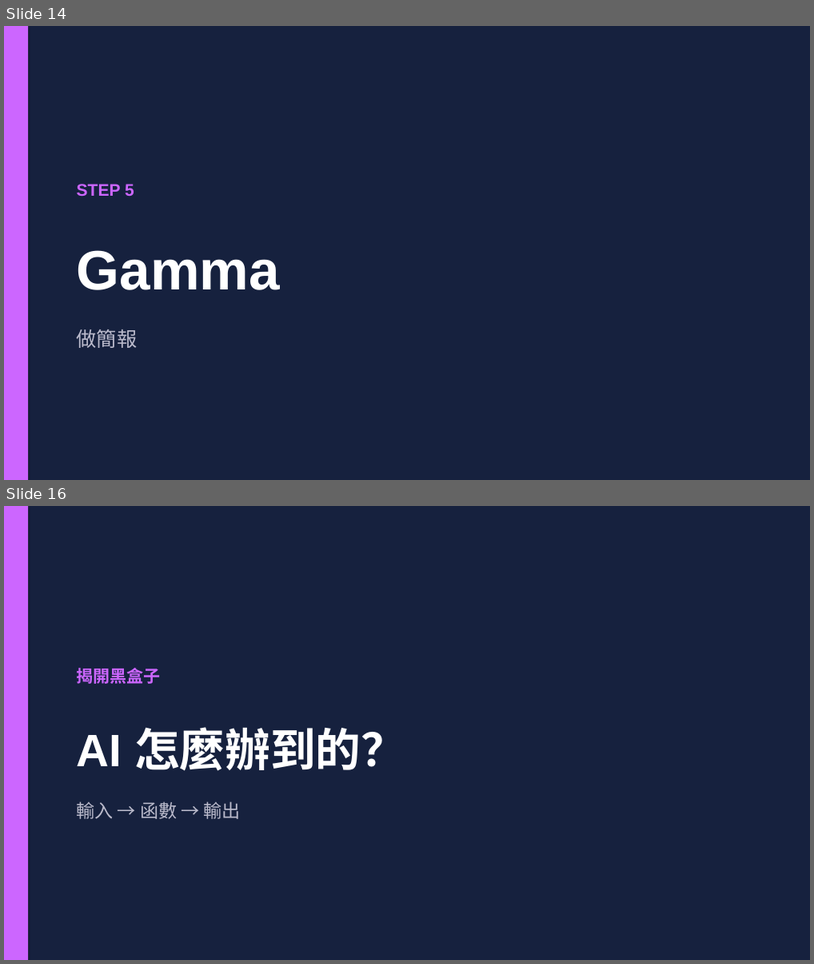
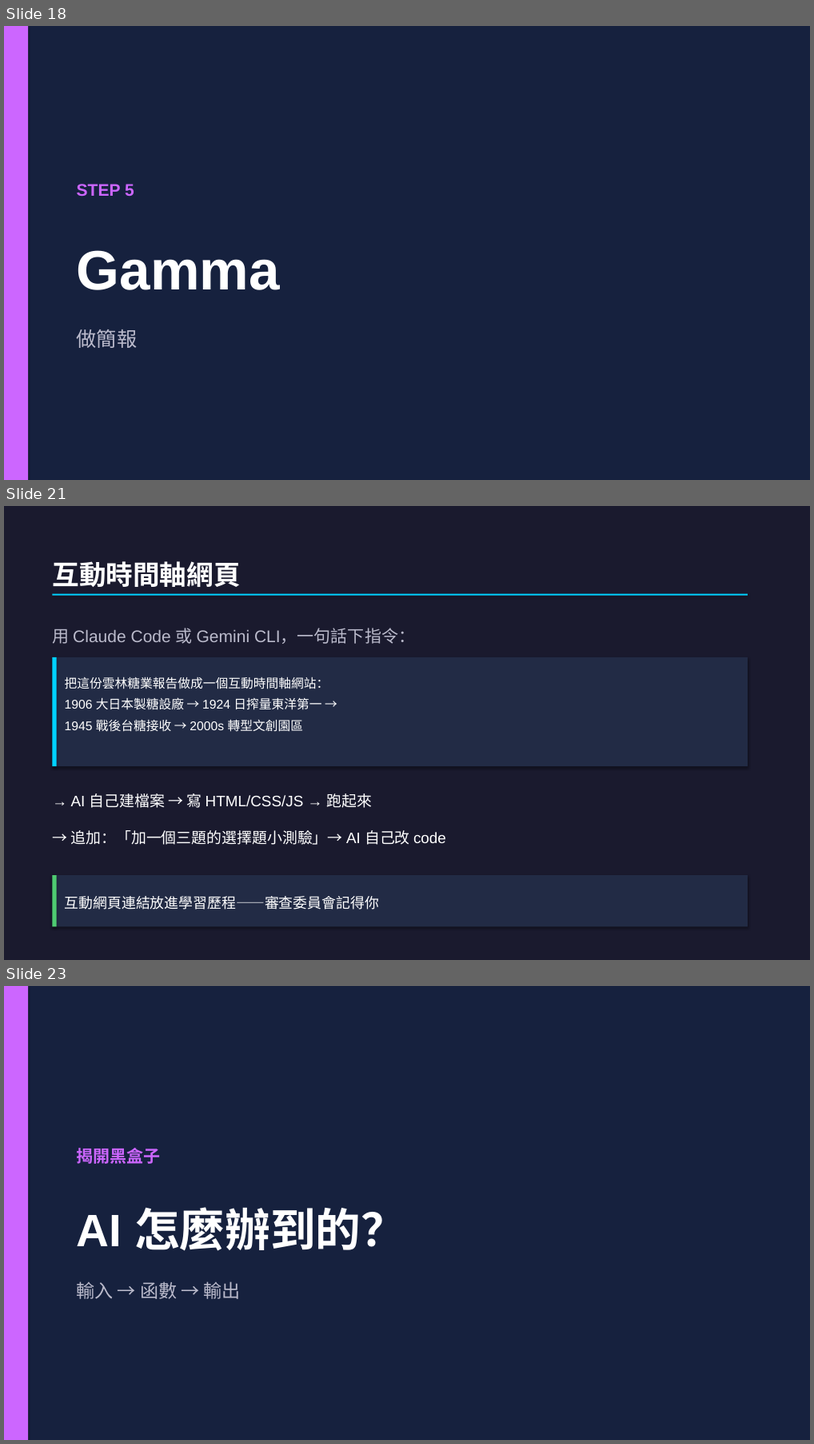
Before and after one commit to letranger/2026-04-30-AI-work, a slide deck: 和AI作朋友-工作坊簡報.pptx. Shown one above the other, each under a label of ours: slides 14 and 16 before the commit, slides 18, 21 and 23 after it; the slides between them are not shown. The pictures are 814x964 and 814x1444 pixels, drawn with LibreOffice and Linux fonts; fonts in the diff are those of the drawing. Boxes give left, top, right and bottom in pixels: in the first picture for what was removed or moved away, otherwise in the second. Text is boxed around its words. In the diff, an @@ line names an element or a change of style, - is before the commit and + after.

```diff
--- a/和AI作朋友-工作坊簡報.pptx
+++ b/和AI作朋友-工作坊簡報.pptx
@@ slide 21 added at [4, 506, 810, 960], background #1A1A2E @@
@@ text added at [52, 561, 240, 587], 32 pt, text #FFFFFF, bold @@
+互動時間軸網頁
@@ rectangle added at [52, 594, 748, 596], fill #00D2FF @@
@@ text added at [52, 628, 415, 644], 20 pt, text #BBBBCC @@
+用 Claude Code 或 Gemini CLI，一句話下指令：
@@ rectangle added at [52, 657, 748, 766], fill #222B45 @@
@@ rectangle added at [52, 657, 57, 766], fill #00D2FF @@
@@ text added at [65, 676, 330, 732], 15 pt, text #FFFFFF @@
+把這份雲林糖業報告做成一個互動時間軸網站：
+1906 大日本製糖設廠 → 1924 日搾量東洋第一 →
+1945 戰後台糖接收 → 2000s 轉型文創園區
@@ text added at [71, 793, 373, 808], 18 pt, text #FFFFFF @@
+→ AI 自己建檔案 → 寫 HTML/CSS/JS → 跑起來
@@ text added at [71, 830, 446, 844], 18 pt, text #FFFFFF @@
+→ 追加：「加一個三題的選擇題小測驗」→ AI 自己改 code
@@ rectangle added at [52, 875, 748, 927], fill #222B45 @@
@@ rectangle added at [52, 875, 57, 927], fill #4ECB71 @@
@@ text added at [65, 896, 380, 909], 17 pt, text #FFFFFF @@
+互動網頁連結放進學習歷程——審查委員會記得你
@@ what was slide 14 is now slide 18 @@
@@ what was slide 16 is now slide 23 @@
```
Also in this commit, not shown: 17 slides changed, 11 other slides added, 2 slides removed, 1 other file.
